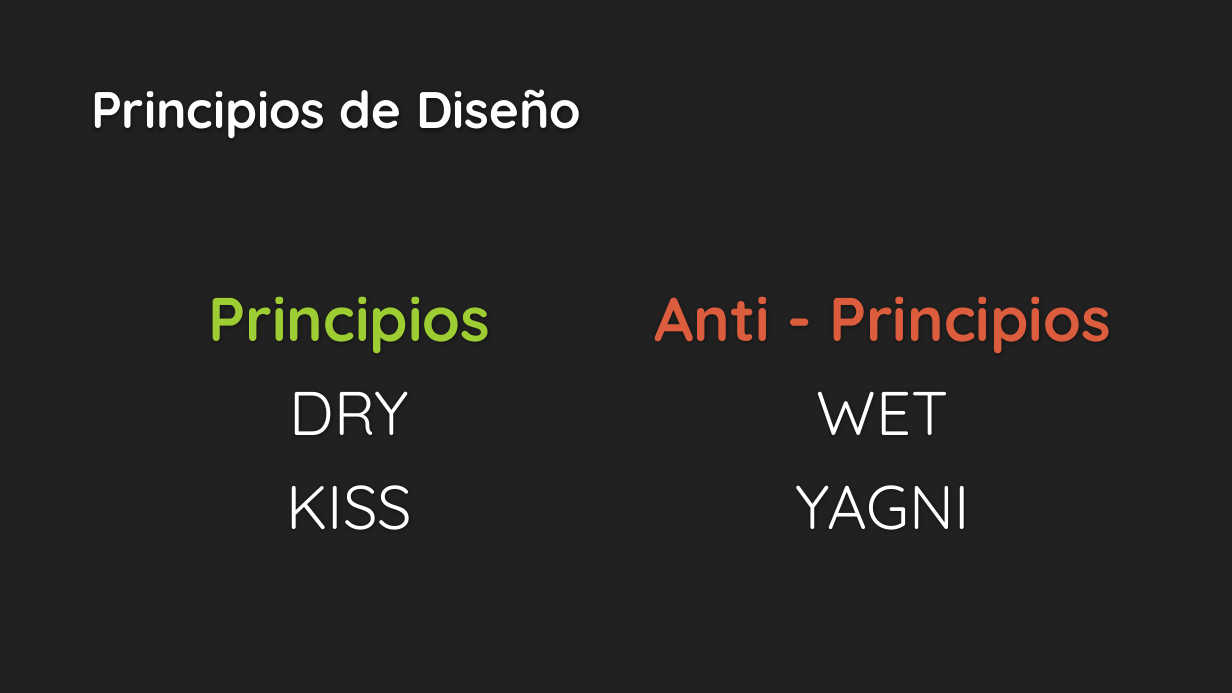
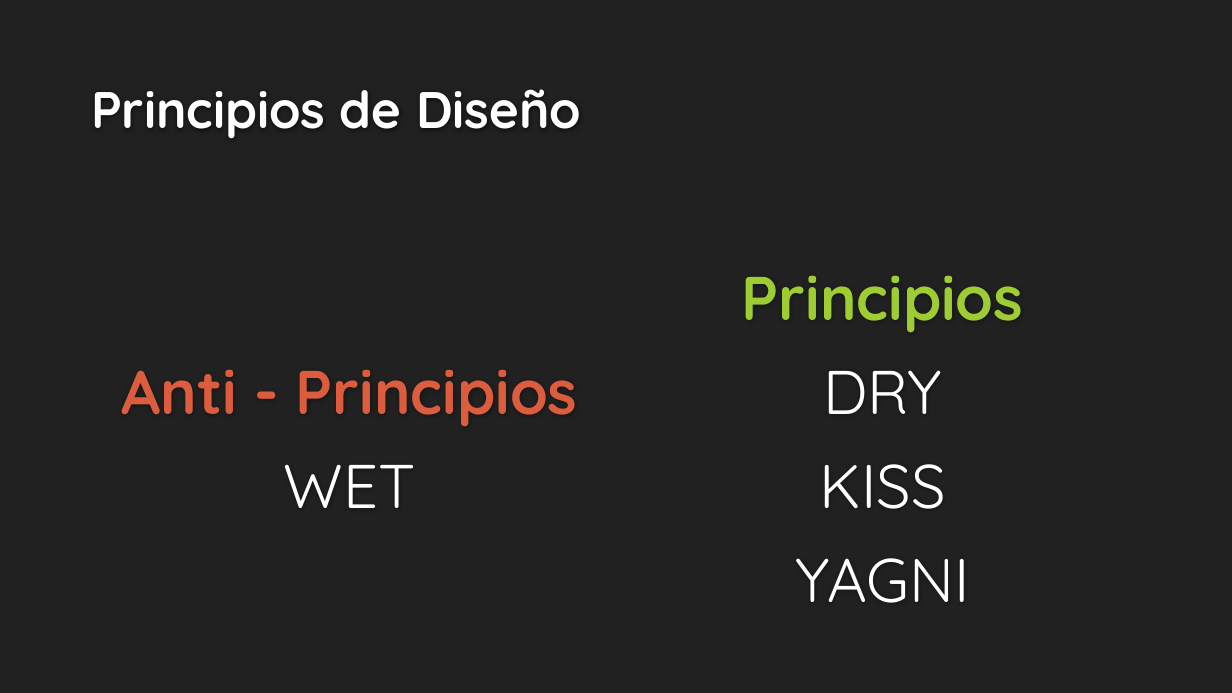
Before and after one commit to estebansalas18/Principios-DWKY, a slide deck: slide 3 of Principios DRY, KISS, WET, YAGNI.pptx. Drawn at 1232x693 pixels with LibreOffice and Linux fonts; fonts in the diff are those of the drawing; background and template pictures are left out. Boxes give left, top, right and bottom in pixels: in the first picture for what was removed or moved away, otherwise in the second. Text is boxed around its words. In the diff, an @@ line names an element or a change of style, - is before the commit and + after.

```diff
--- a/Principios DRY, KISS, WET, YAGNI.pptx
+++ b/Principios DRY, KISS, WET, YAGNI.pptx
@@ text "Anti - Principios": place and size @@
-text "Anti - Principios" at [654,296,1111,530]
+text "Anti - Principios" at [121,369,578,508]
@@ text "Principios": place and size @@
-text "Principios" at [208,296,490,530]
+text "Principios" at [742,275,1024,603]
@@ text at [795,485,969,530]: paragraph removed @@
-YAGNI
@@ text at [795,558,969,603]: paragraph added @@
+YAGNI
```
Also in this commit, not shown: 5 other slides changed.
